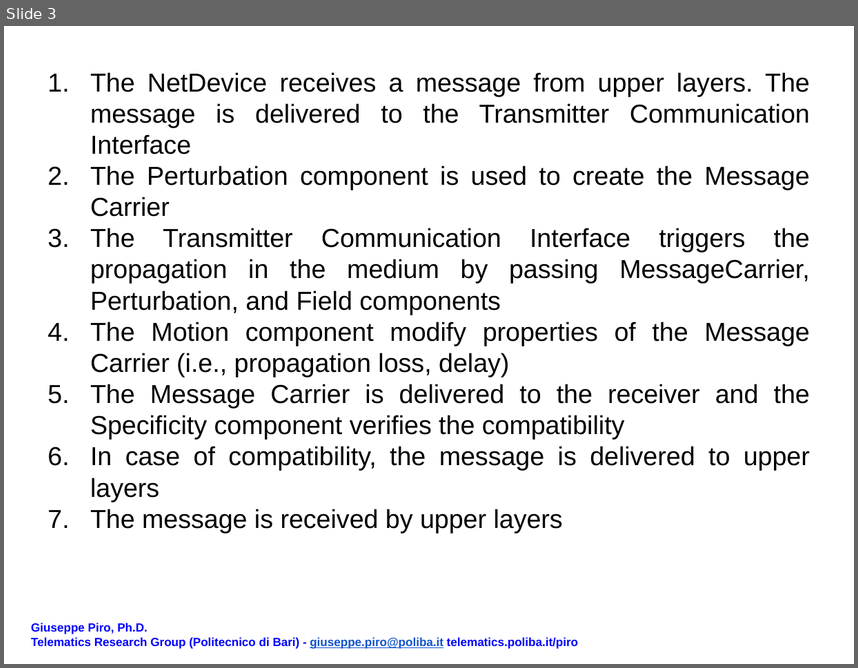
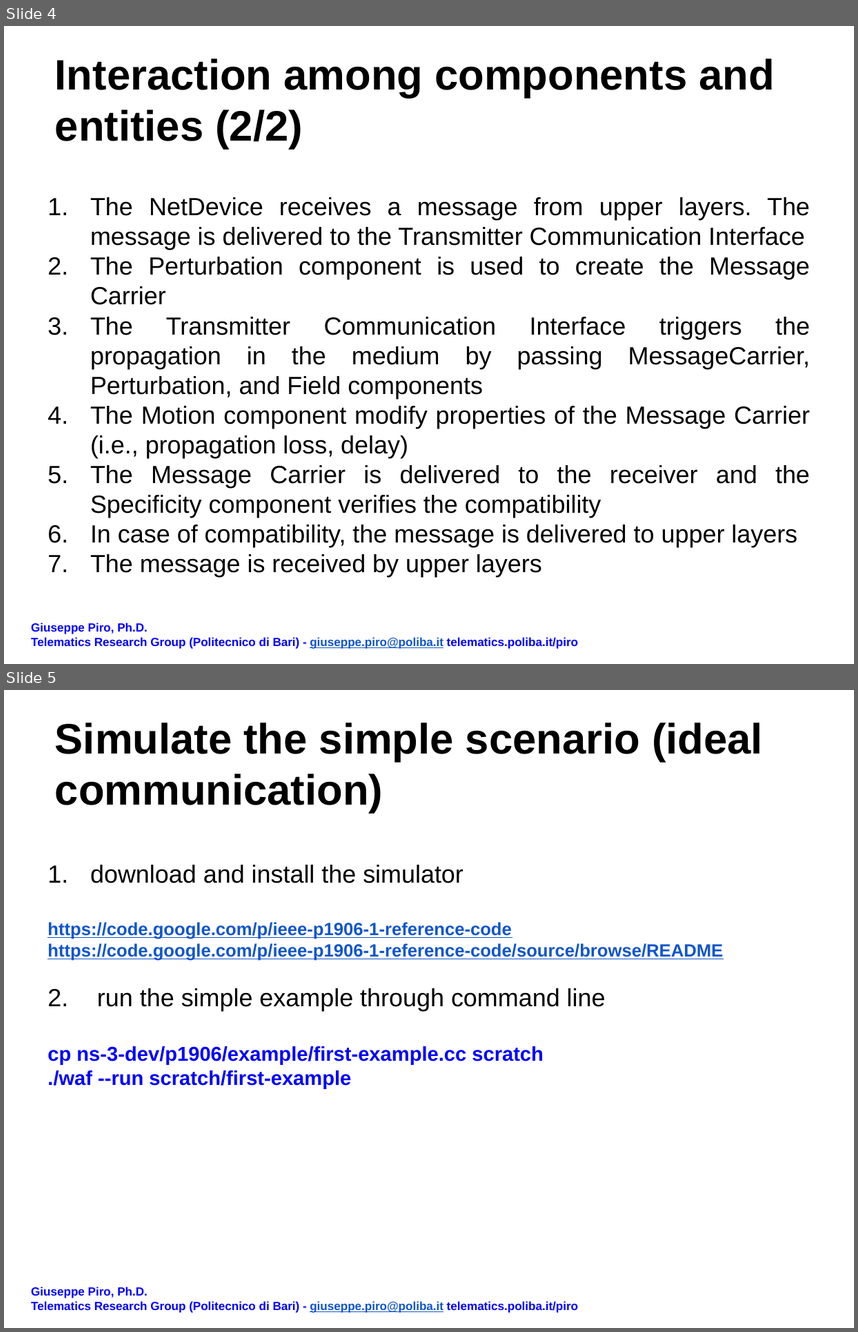
Before and after one commit to EnzoRong1013/ieee-p1906-1-reference-code, a slide deck: docs/mapping_scheme.pptx. Shown one above the other, each under a label of ours: slide 3 before the commit, slides 4 and 5 after it. The pictures are 858x668 and 858x1332 pixels, drawn with LibreOffice and Linux fonts; fonts in the diff are those of the drawing. Boxes give left, top, right and bottom in pixels: in the first picture for what was removed or moved away, otherwise in the second. Text is boxed around its words. In the diff, an @@ line names an element or a change of style, - is before the commit and + after.

Commit message:
updated presentation on em example

```diff
--- a/docs/mapping_scheme.pptx
+++ b/docs/mapping_scheme.pptx
@@ slide 5 added at [4, 690, 854, 1328], background #FFFFFF @@
@@ title added at [55, 722, 763, 813], 36 pt, text #000000, bold @@
+Simulate the simple scenario (ideal communication)
@@ text added at [47, 865, 723, 1088], 15 pt, text #1155CC, bold @@
+1. download and install the simulator
+    https://code.google.com/p/ieee-p1906-1-reference-code
+    https://code.google.com/p/ieee-p1906-1-reference-code/source/browse/README
+2. run the simple example through command line
+cp ns-3-dev/p1906/example/first-example.cc scratch
+./waf --run scratch/first-example
@@ text added at [31, 1286, 578, 1312], 10 pt, text #0000FF, bold @@
+Giuseppe Piro, Ph.D.
+Telematics Research Group (Politecnico di Bari) - giuseppe.piro@poliba.it telematics.poliba.it/piro
@@ what was slide 3 is now slide 4 @@
@@ slide 4 changed as well @@
@@ title added at [55, 58, 774, 149], 36 pt, text #000000, bold @@
+Interaction among components and entities (2/2)
@@ text "The NetDevice receives a message ...": place and size @@
-text "The NetDevice receives a message ..." at [90, 72, 810, 532]
+text "The NetDevice receives a message ..." at [90, 197, 811, 577]
@@ text "The NetDevice receives a message ..." at [90, 197, 811, 577]: size 22 to 21 pt @@
```
Also in this commit, not shown: 2 other slides changed, 18 other slides added.
